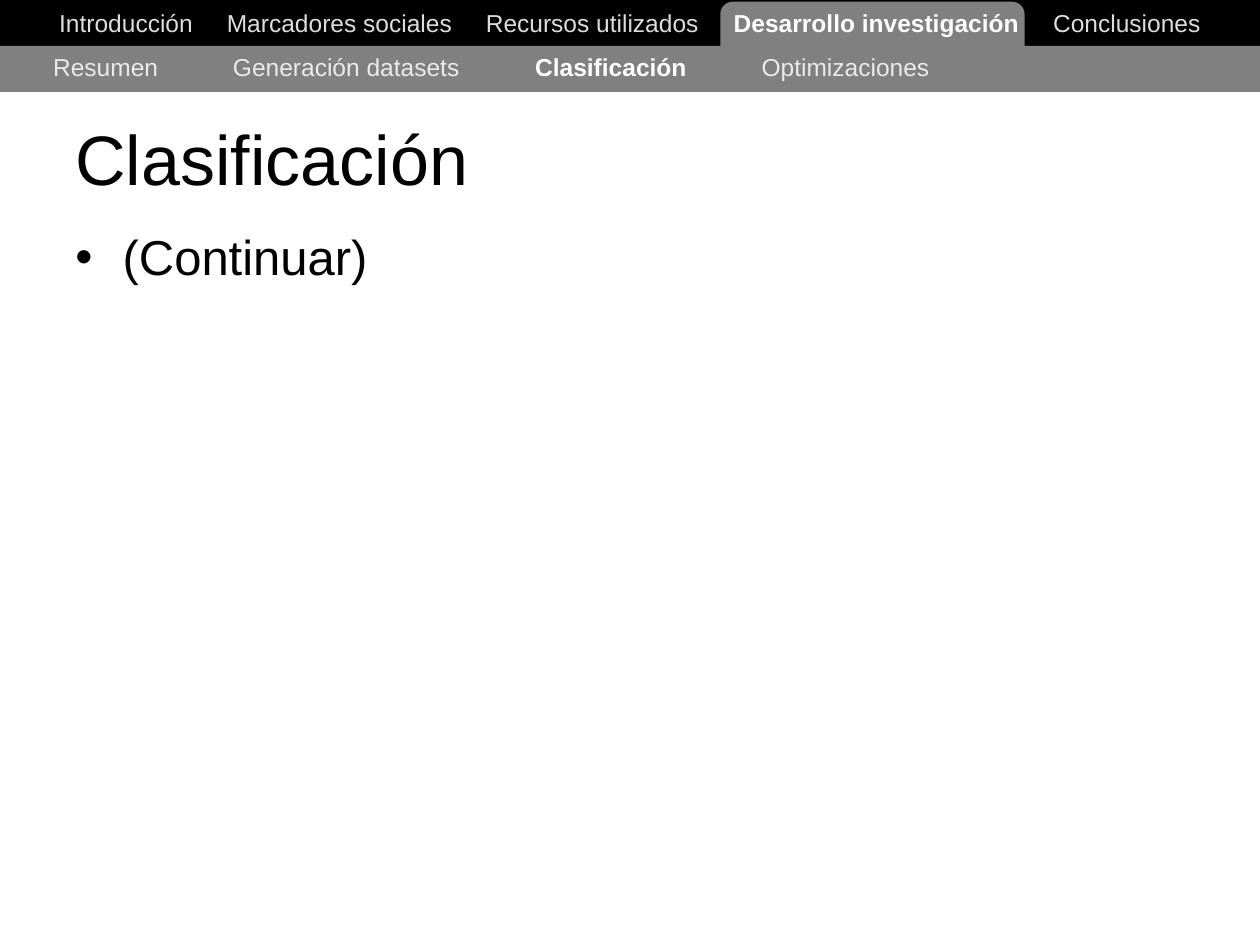
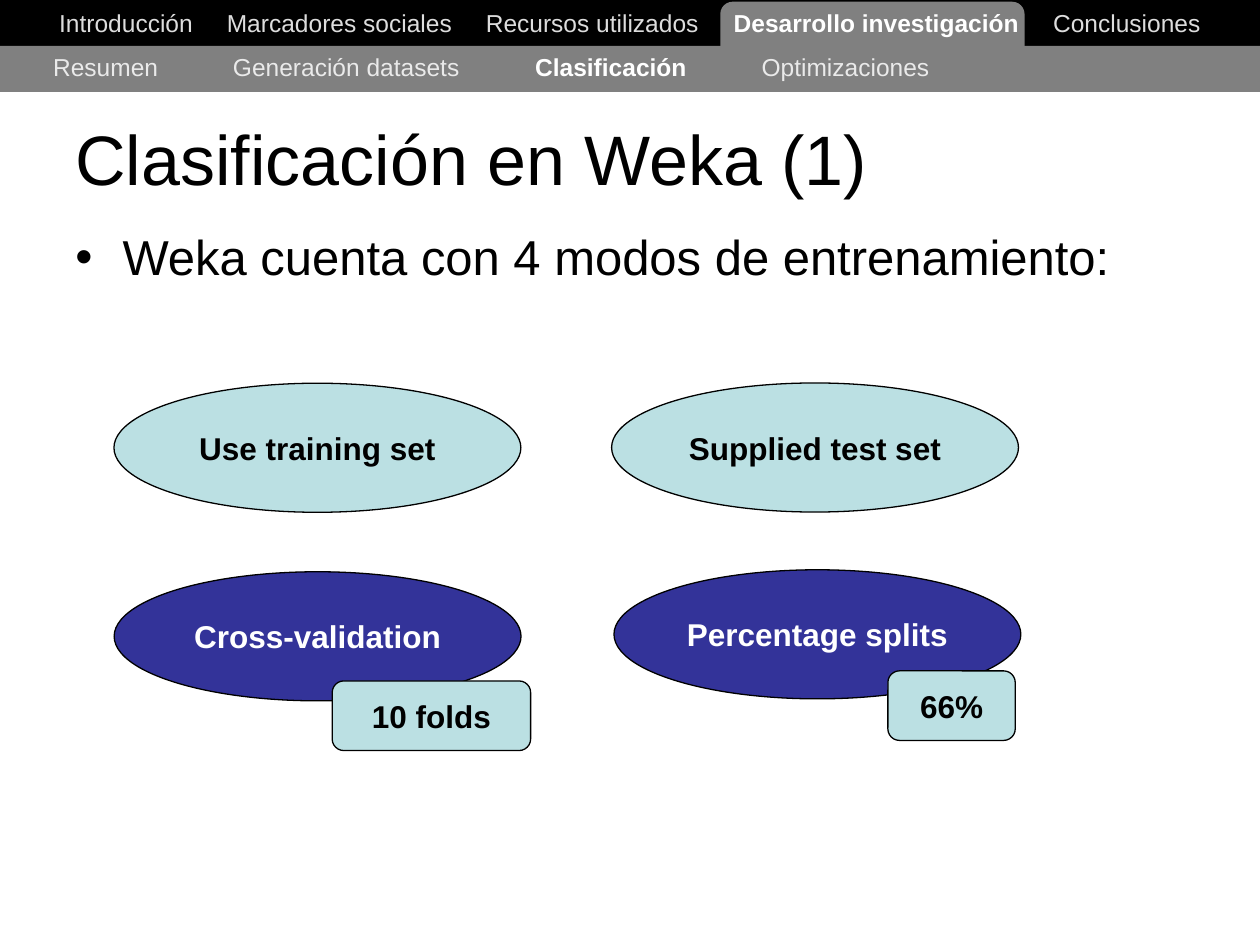
Before and after one commit to ak907kenai/nicotournetesis, a slide deck: slide 41 of docs_trunk/Nicolás Tourné - Presentación Tesis (v1).ppt. Drawn at 1260x945 pixels with LibreOffice and Linux fonts; fonts in the diff are those of the drawing. Boxes give left, top, right and bottom in pixels: in the first picture for what was removed or moved away, otherwise in the second. Text is boxed around its words. In the diff, an @@ line names an element or a change of style, - is before the commit and + after.

```diff
--- a/docs_trunk/Nicolás Tourné - Presentación Tesis (v1).ppt
+++ b/docs_trunk/Nicolás Tourné - Presentación Tesis (v1).ppt
@@ title at [75,133,868,198]: text changed @@
-Clasificación
+Clasificación en Weka (1)
@@ text at [123,239,1109,276]: text changed @@
-• (Continuar)
+• Weka cuenta con 4 modos de entrenamiento:
@@ ellipse added at [113,383,520,512], fill #BBE0E3, outline #000000 0.74 pt, 18 pt, text #000000, bold @@
+Use training set
@@ ellipse added at [611,383,1018,512], fill #BBE0E3, outline #000000 0.74 pt, 18 pt, text #000000, bold @@
+Supplied test set
@@ ellipse added at [115,572,522,701], fill #333399, outline #000000 0.74 pt, 18 pt, text #FFFFFF, bold @@
+Cross-validation
@@ ellipse added at [614,570,1021,698], fill #333399, outline #000000 0.74 pt, 18 pt, text #FFFFFF, bold @@
+Percentage splits
@@ rounded rectangle added at [333,680,530,750], fill #BBE0E3, outline #000000 0.74 pt, 18 pt, text #000000, bold @@
+10 folds
@@ rounded rectangle added at [888,670,1016,740], fill #BBE0E3, outline #000000 0.74 pt, 18 pt, text #000000, bold @@
+66%
```
Also in this commit, not shown: 1 slide added.
